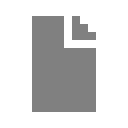
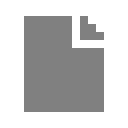
The second 128 x 128 image is a revision of the first. Changes to its layers:
painted on "Background" over (24, 16, 104, 112)
